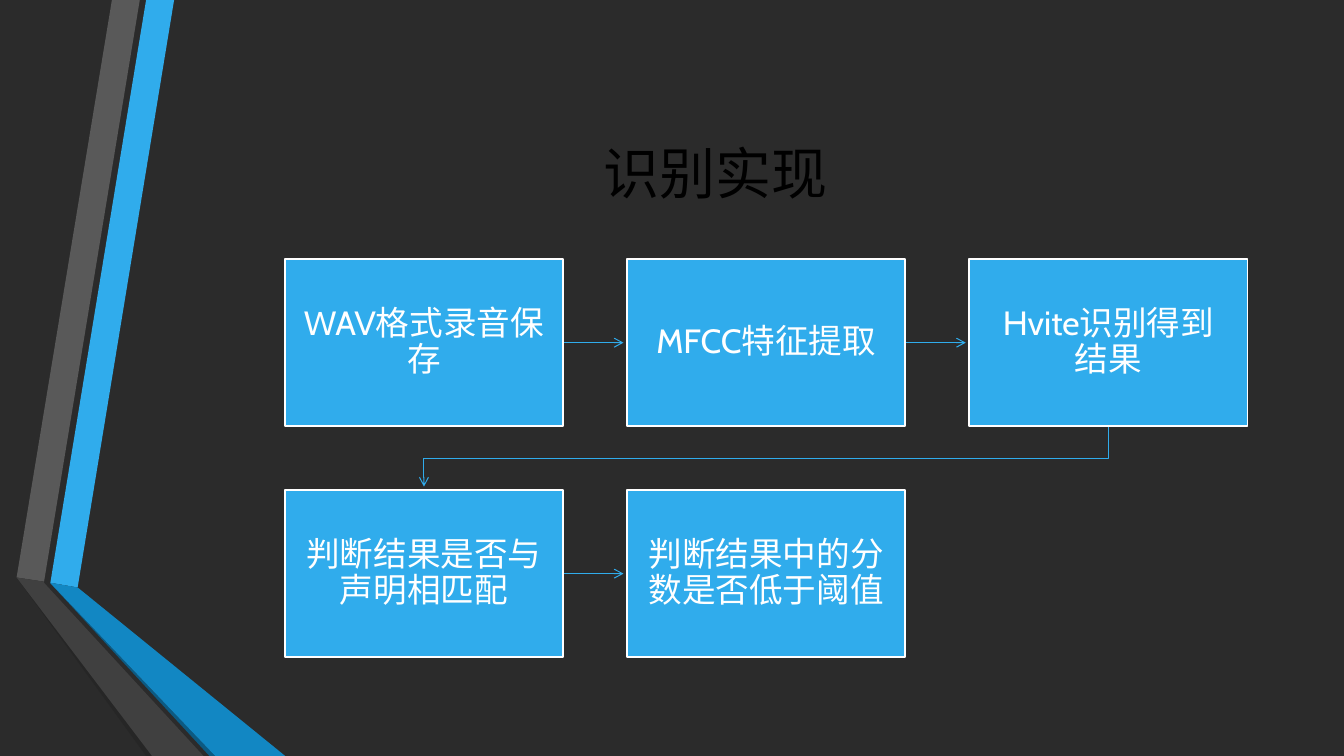
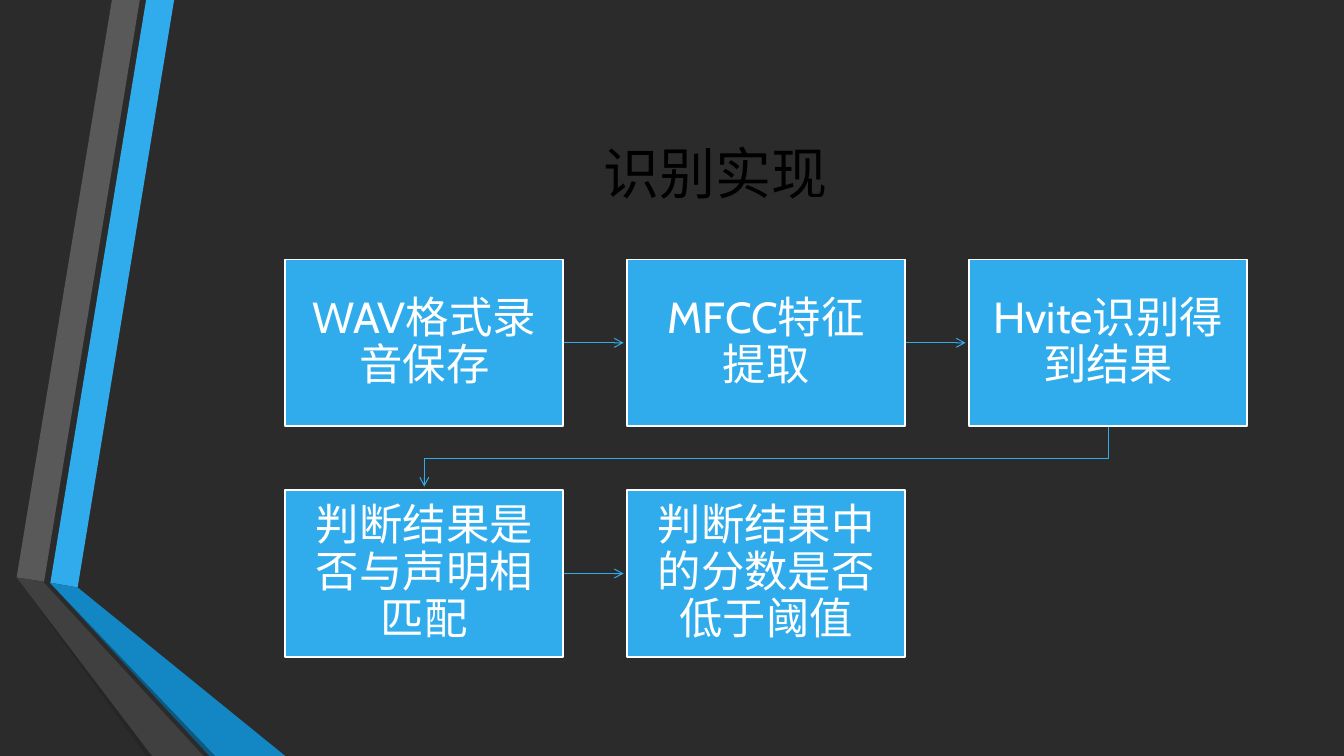
Before and after one commit to cfxccn/HLThesis, a slide deck: slide 12 of A.pptx. Drawn at 1344x756 pixels with LibreOffice and Linux fonts; fonts in the diff are those of the drawing; background and template pictures are left out; a plain dark background stands for a picture behind light text. Boxes give left, top, right and bottom in pixels: in the first picture for what was removed or moved away, otherwise in the second. Text is boxed around its words. In the diff, an @@ line names an element or a change of style, - is before the commit and + after.

```diff
--- a/A.pptx
+++ b/A.pptx
@@ size 24 to 31 pt; more space between paragraphs in 5 elements at (285, 259, 564, 425), (627, 259, 905, 425), (316, 503, 533, 638), (658, 503, 875, 638), (969, 259, 1247, 425) @@
@@ outline redrawn in 3 elements at (424, 426, 1108, 487), (564, 338, 624, 348), (564, 569, 624, 579) @@
```
Also in this commit, not shown: 7 other slides changed, 1 slide added.
